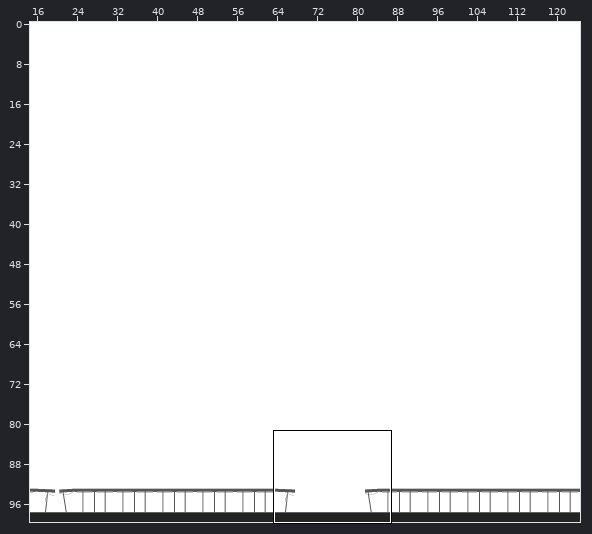
A Tiled map gets an edit: PigState0.0.3/assets/map_4.tmx. The picture above shows the old version from afar; the outline marks the close-up.
Close-up. First the earlier version:
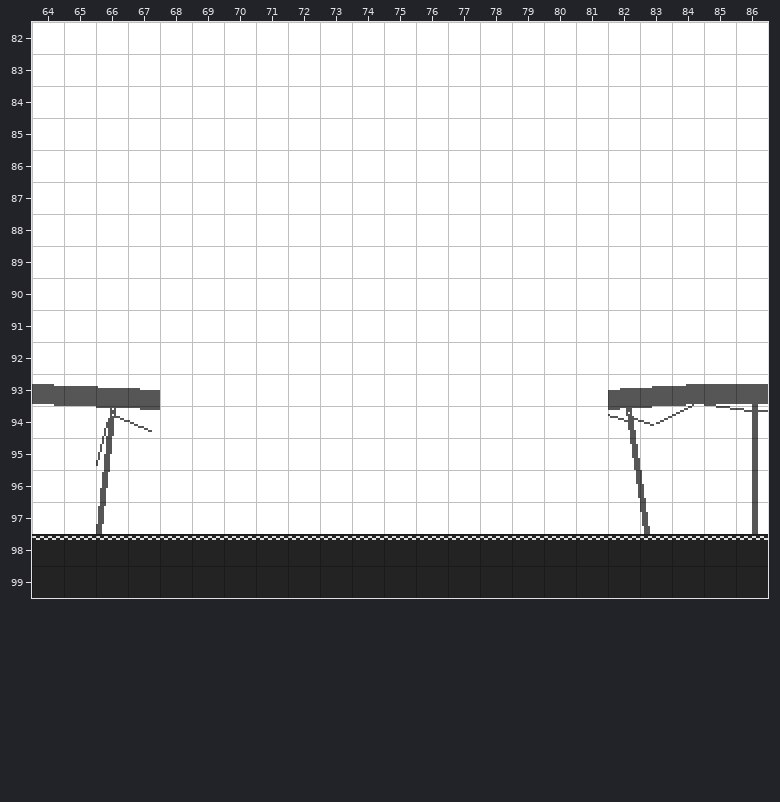
Cells are 16x16 px. Shown: x 64..86, y 82..99. The commit also changed other parts of the map, which this record leaves out.
New version:
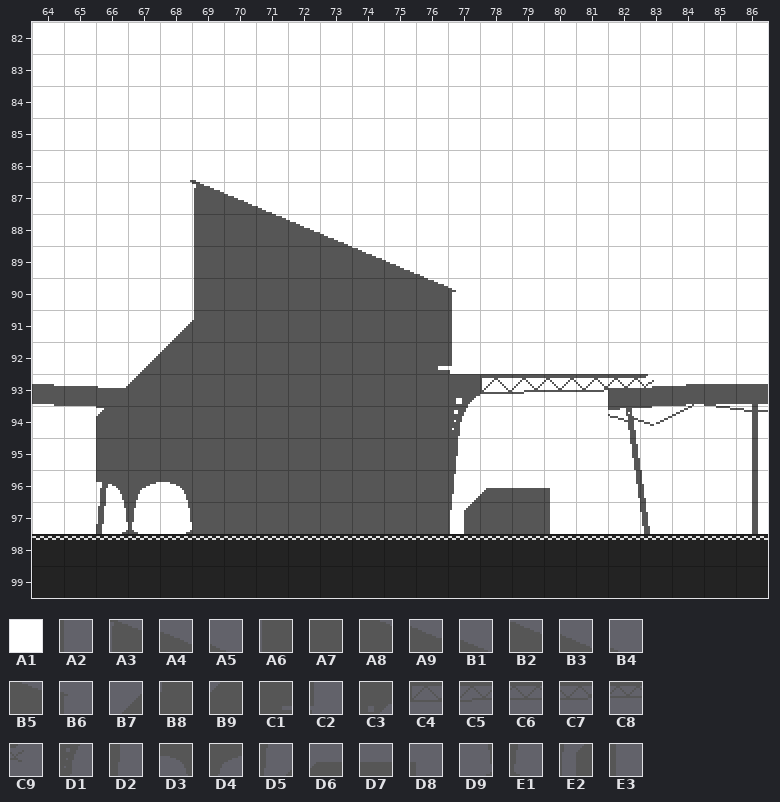
Key: from "envi_asset": A1 18, A2 172, A3 954, A4 955, A5 956, A6 1032, A7 1033, A8 1034, A9 1035, B1 1036, B2 1115, B3 1116, B4 1117, B5 1195, B6 1196, B7 1265, B8 1266, B9 1343, C1 1351, C2 1352, C3 1430, C4 1431, C5 1432, C6 1433, C7 1434, C8 1435, C9 1436, D1 1508, D2 1586, D3 1653, D4 1654, D5 1664, D6 1665, D7 1666, D8 1667, D9 1731, E1 1732, E2 1742, E3 1745.
__ is an empty cell.
Tiles of an added or newly shown layer are drawn over the layers below it.
Edits made:
Layer "last_background" (added):
y 87: x 69..71 __ __ __ -> A1 A1 A1
y 88: x 69 __ -> A1; x 71..73 __ __ __ -> A1 A1 A1
y 89: x 69 __ -> A1; x 74..76 __ __ __ -> A1 A1 A1
y 90: x 69 __ -> A1; x 76..77 __ __ -> A1 A1
y 91: x 68..69 __ __ -> A1 A1; x 77 __ -> A1
y 92: x 67..68 __ __ -> A1 A1; x 76..77 __ __ -> A1 A1
y 93: x 67 __ -> A1; x 77..83 __ __ __ __ __ __ __ -> A1 A1 A1 A1 A1 A1 A1
y 94: x 66 __ -> A1; x 77 __ -> A1
y 95: x 77 __ -> A1
y 96: x 66..68 __ __ __ -> A1 A1 A1; x 77..80 __ __ __ __ -> A1 A1 A1 A1
y 97: x 66..68 __ __ __ -> A1 A1 A1; x 77 __ -> A1; x 80 __ -> A1
Layer "background1":
y 87: x 69..71 A1 A1 A1 -> A3 A4 A5
y 88: x 69..73 A1 A1 A1 A1 A1 -> A6 A7 A8 A9 B1
y 89: x 69..76 A1 A1 A1 A1 A1 A1 A1 A1 -> A6 A7 A7 A7 A7 B2 B3 B4
y 90: x 69..77 A1 A1 A1 A1 A1 A1 A1 A1 A1 -> A6 A7 A7 A7 A7 A7 A7 B5 B6
y 91: x 68..77 A1 A1 A1 A1 A1 A1 A1 A1 A1 A1 -> B7 B8 A7 A7 A7 A7 A7 A7 A7 A2
y 92: x 67..77 A1 A1 A1 A1 A1 A1 A1 A1 A1 A1 A1 -> B7 B9 A7 A7 A7 A7 A7 A7 A7 C1 C2
y 93: x 67..83 A1 A1 A1 A1 A1 A1 A1 A1 A1 A1 A1 A1 A1 A1 A1 A1 A1 -> B9 A7 A7 A7 A7 A7 A7 A7 A7 A7 C3 C4 C5 C6 C7 C8 C9
y 94: x 66..77 A1 A1 A1 A1 A1 A1 A1 A1 A1 A1 A1 A1 -> B9 A7 A7 A7 A7 A7 A7 A7 A7 A7 A7 D1
y 95: x 66..77 A1 A1 A1 A1 A1 A1 A1 A1 A1 A1 A1 A1 -> A7 A7 A7 A7 A7 A7 A7 A7 A7 A7 A7 D2
y 96: x 66..80 A1 A1 A1 A1 A1 A1 A1 A1 A1 A1 A1 A1 A1 A1 A1 -> D3 D4 D3 A7 A7 A7 A7 A7 A7 A7 A7 D5 D6 D7 D8
y 97: x 66..80 A1 A1 A1 A1 A1 A1 A1 A1 A1 A1 A1 A1 A1 A1 A1 -> D9 E1 D9 A7 A7 A7 A7 A7 A7 A7 A7 E2 A7 A7 E3
